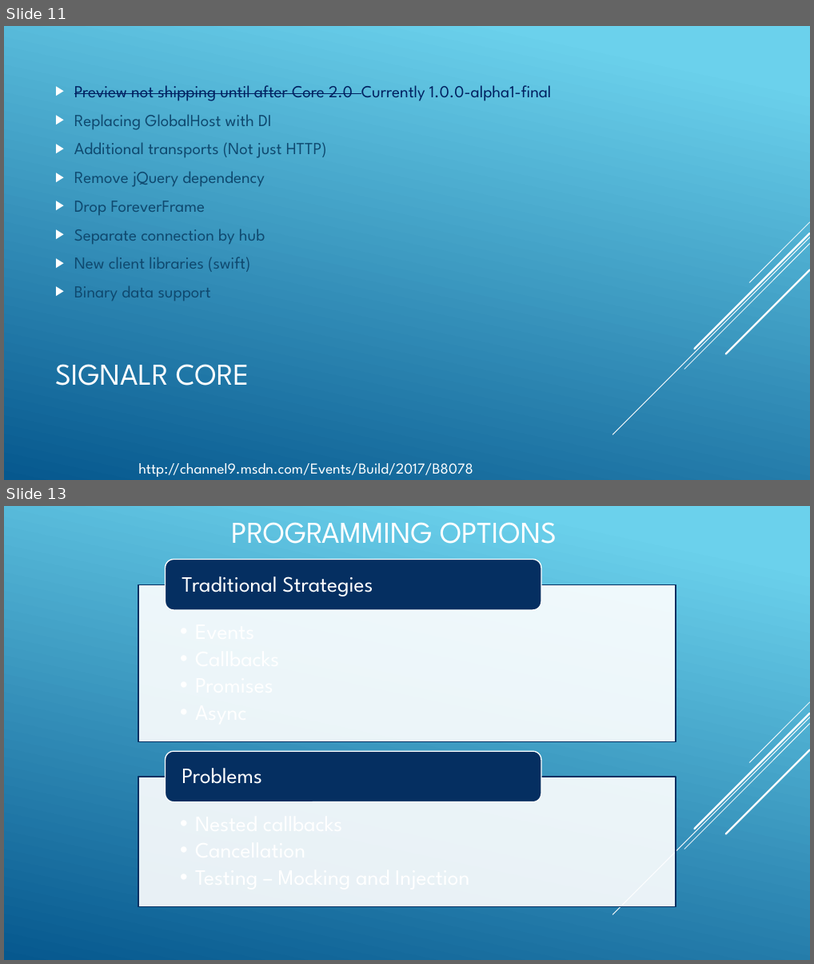
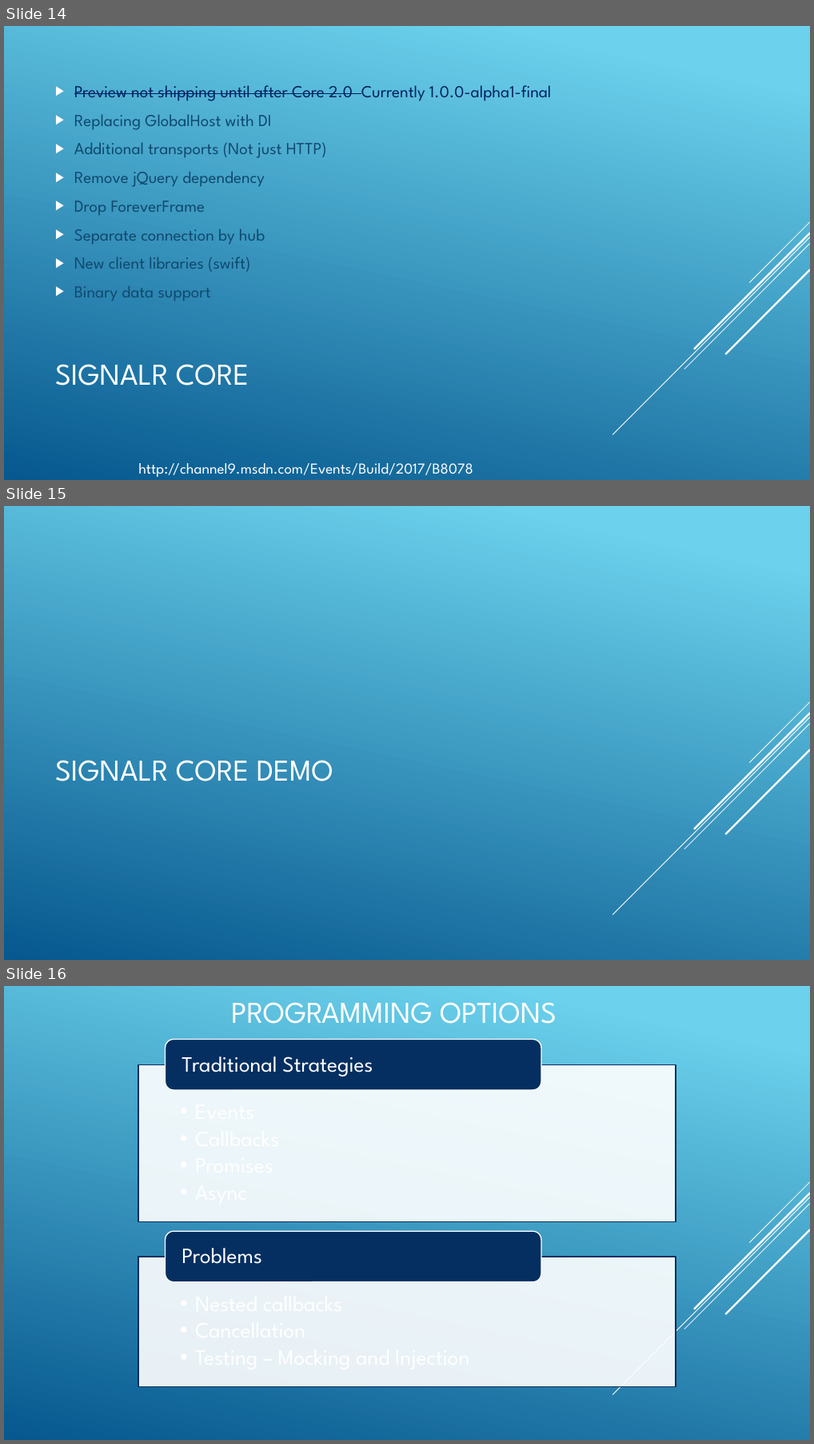
Before and after one commit to jwooley/SignalrRxSamples, a slide deck: Getting Pushy with SignalR and Rx.pptx. Shown one above the other, each under a label of ours: slides 11 and 13 before the commit, slides 14, 15 and 16 after it; the slides between them are not shown. The pictures are 814x964 and 814x1444 pixels, drawn with LibreOffice and Linux fonts; fonts in the diff are those of the drawing. Boxes give left, top, right and bottom in pixels: in the first picture for what was removed or moved away, otherwise in the second. Text is boxed around its words. In the diff, an @@ line names an element or a change of style, - is before the commit and + after.

```diff
--- a/Getting Pushy with SignalR and Rx.pptx
+++ b/Getting Pushy with SignalR and Rx.pptx
@@ slide 15 added at bbox=[4, 506, 810, 960], background gradient #6ED2EB to #06588E; not listed: 5 template elements that a slide beside it also shows @@
@@ title added at bbox=[55, 760, 334, 781], 36 pt, text #FFFFFF @@
+SIGNALR CORE DEMO
@@ what was slide 11 is now slide 14 @@
@@ what was slide 13 is now slide 16 @@
```
Also in this commit, not shown: 2 other slides added, 1 other file.
